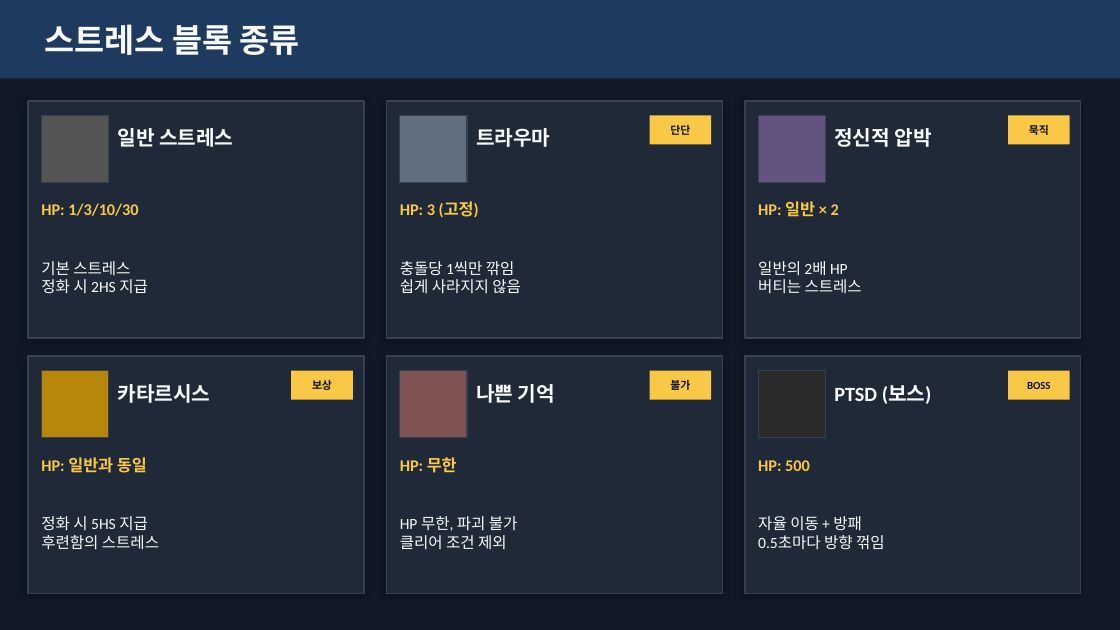
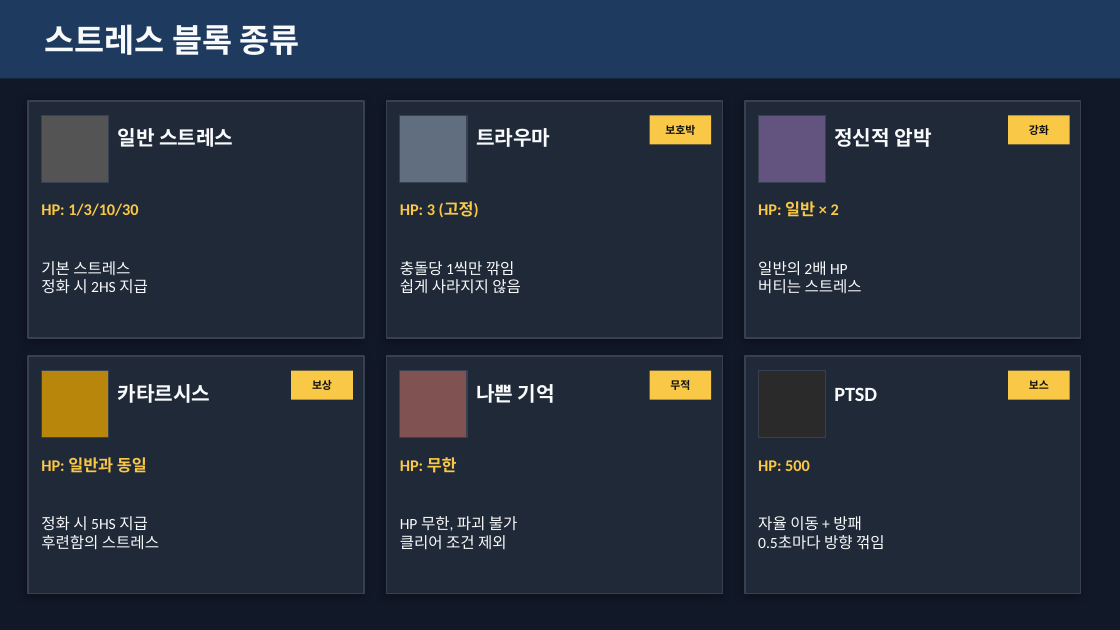
Before and after one commit to nyapy0811/blockbreak, a slide deck: slide 3 of 행복을_찾아서_발표.pptx. Drawn at 1120x630 pixels with LibreOffice and Linux fonts; fonts in the diff are those of the drawing. Boxes give left, top, right and bottom in pixels: in the first picture for what was removed or moved away, otherwise in the second. Text is boxed around its words. In the diff, an @@ line names an element or a change of style, - is before the commit and + after.

```diff
--- a/행복을_찾아서_발표.pptx
+++ b/행복을_찾아서_발표.pptx
@@ text at (x1=665, y1=125, x2=695, y2=135): text changed @@
-단단
+보호박
@@ text at (x1=1029, y1=125, x2=1049, y2=135): text changed @@
-묵직
+강화
@@ text at (x1=670, y1=380, x2=690, y2=390): text changed @@
-불가
+무적
@@ text at (x1=834, y1=387, x2=877, y2=401): text changed @@
-PTSD (보스)
+PTSD
@@ text at (x1=1029, y1=380, x2=1049, y2=389): text changed @@
-BOSS
+보스
```
Also in this commit, not shown: 3 other slides changed.
